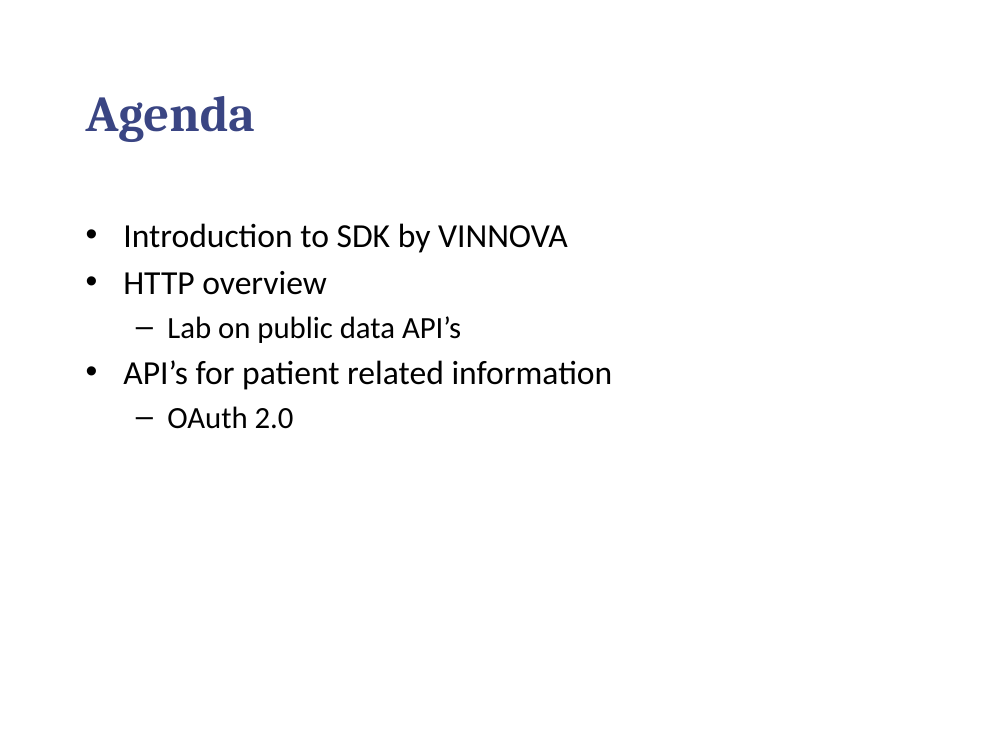
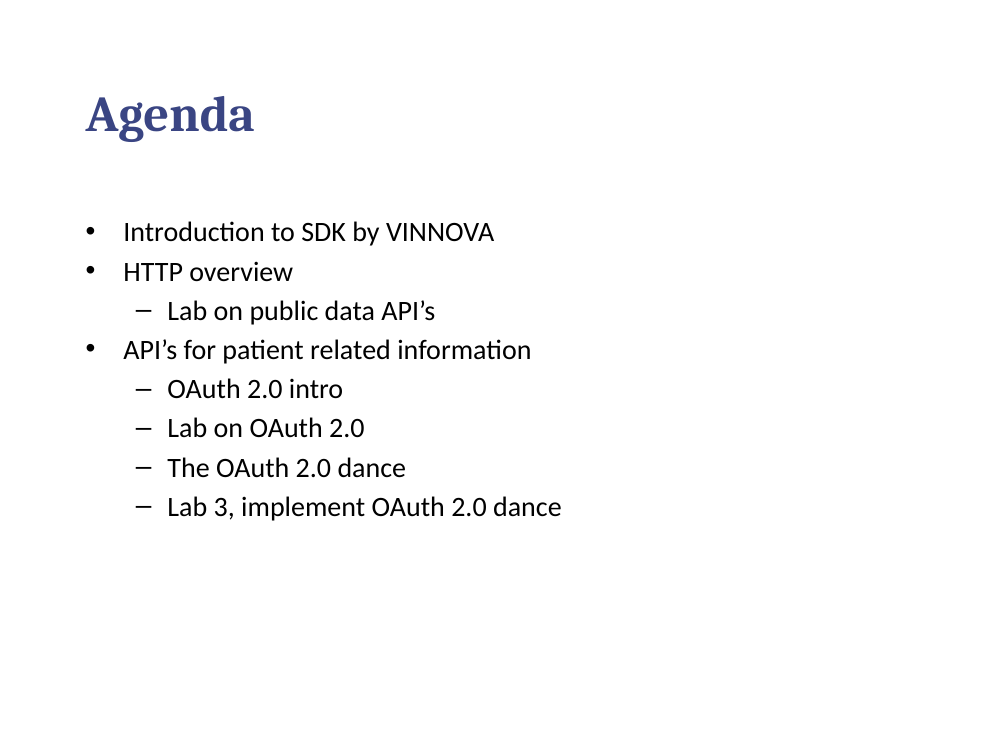
Before and after one commit to chilmers/cadec-healthcare-api-tutorial, a slide deck: slide 3 of Cadec-vårdens-apier.pptx. Drawn at 1008x756 pixels with LibreOffice and Linux fonts; fonts in the diff are those of the drawing; background and template pictures are left out. Boxes give left, top, right and bottom in pixels: in the first picture for what was removed or moved away, otherwise in the second. Text is boxed around its words. In the diff, an @@ line names an element or a change of style, - is before the commit and + after.

```diff
--- a/Cadec-vårdens-apier.pptx
+++ b/Cadec-vårdens-apier.pptx
@@ text at (123, 221, 531, 364): size 24 to 20 pt in "Introduction to SDK by VINNOVA", "HTTP overview", "API’s for patient related information"; size 22 to 20 pt in "Lab on public data API’s" @@
@@ text at (167, 378, 562, 521): text changed; size 22 to 20 pt @@
-  – OAuth 2.0
+  – OAuth 2.0 intro
+  – Lab on OAuth 2.0
+  – The OAuth 2.0 dance
+  – Lab 3, implement OAuth 2.0 dance
```
Also in this commit, not shown: 6 slides added, 1 slide removed.
